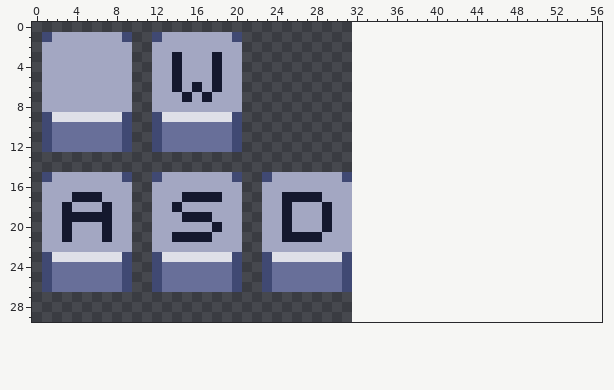
Two versions of one pixel-art file, Concept/keyboar.aseprite. Above, as it was before the edit.
32x32 pixels, 1 frame. Shown: x 0..56, y 0..29. The old version is drawn lined up with the new one, on the new canvas.
And afterwards:
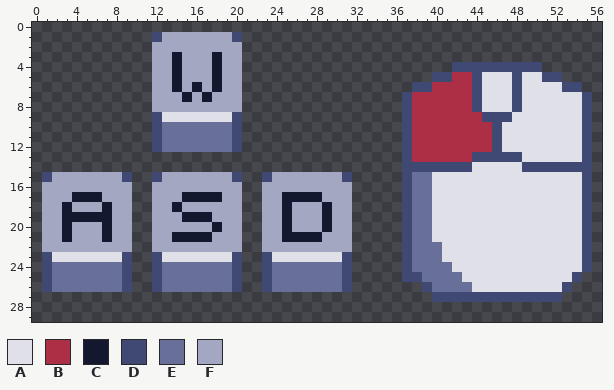
Palette (. is transparent): A #dfe0e8  B #ad2f45  C #14182e  D #404973  E #686f99  F #a3a7c2
Diff:
canvas 32x32 -> 96x32
y 1: x 1..9 DFFFFFFFD -> .........
y 2..3: x 1..9 FFFFFFFFF -> .........
y 4: x 1..9 FFFFFFFFF -> .........; x 42..50 ......... -> DDDDDDDDD
y 5: x 1..9 FFFFFFFFF -> .........; x 40..52 ............. -> DDBBDAAADAADD
y 6: x 1..9 FFFFFFFFF -> .........; x 38..54 ................. -> DDBBBBDAAADAAAADD
y 7..8: x 1..9 FFFFFFFFF -> .........; x 37..55 ................... -> DBBBBBBDAAADAAAAAAD
y 9: x 1..9 DAAAAAAAD -> .........; x 37..55 ................... -> DBBBBBBBDDDAAAAAAAD
y 10..12: x 1..9 DEEEEEEED -> .........; x 37..55 ................... -> DBBBBBBBBDAAAAAAAAD
y 13: x 37..55 ................... -> DBBBBBBDDDDDAAAAAAD
y 14: x 37..55 ................... -> DDDDDDDAAAAADDDDDDD
y 15..21: x 37..55 ................... -> DEEAAAAAAAAAAAAAAAD
y 22..23: x 37..55 ................... -> DEEEAAAAAAAAAAAAAAD
y 24: x 37..55 ................... -> DEEEEAAAAAAAAAAAAAD
y 25: x 37..54 .................. -> DDEEEEAAAAAAAAAAAD
y 26: x 39..53 ............... -> DEEEEAAAAAAAAAD
y 27: x 40..52 ............. -> DDDDDDDDDDDDD
Boxes around the changes in both pictures, in picture pixels (x1, y1, x2, y2):
erased: (42, 32, 132, 152)
added: (402, 62, 592, 302)
